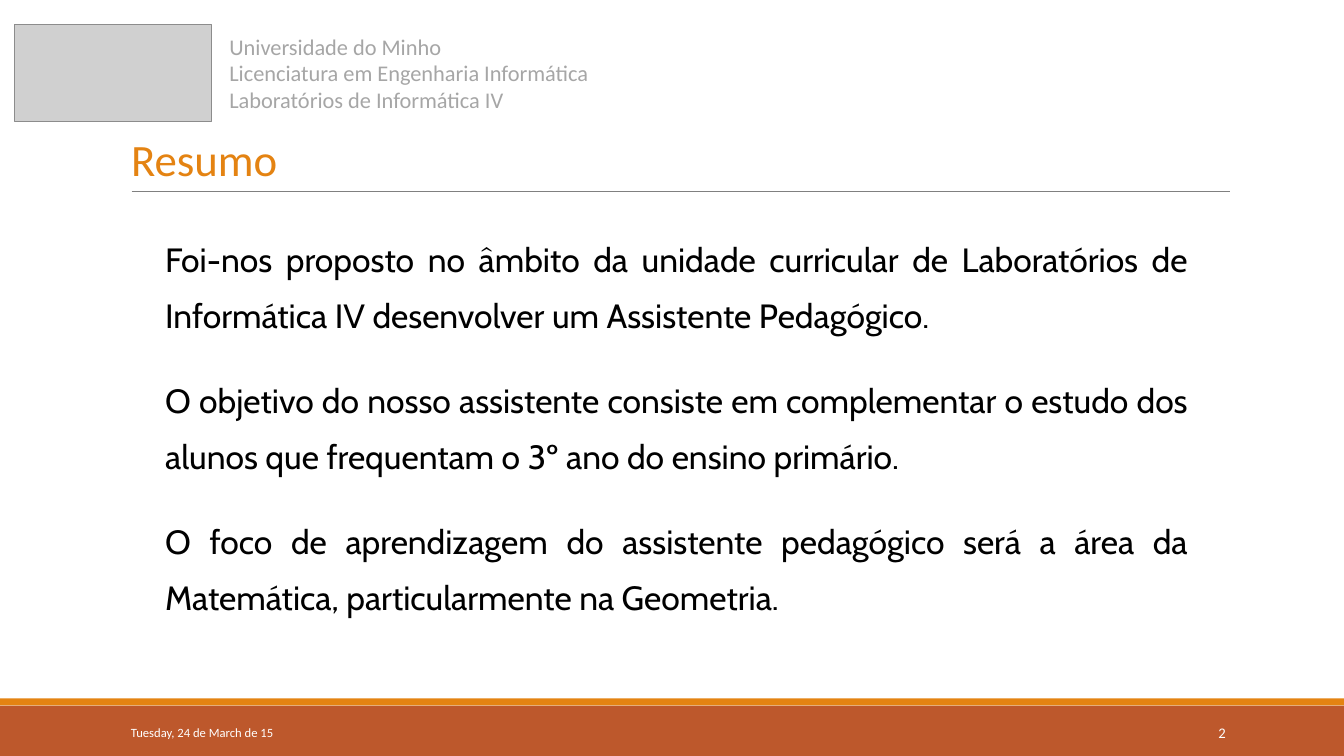
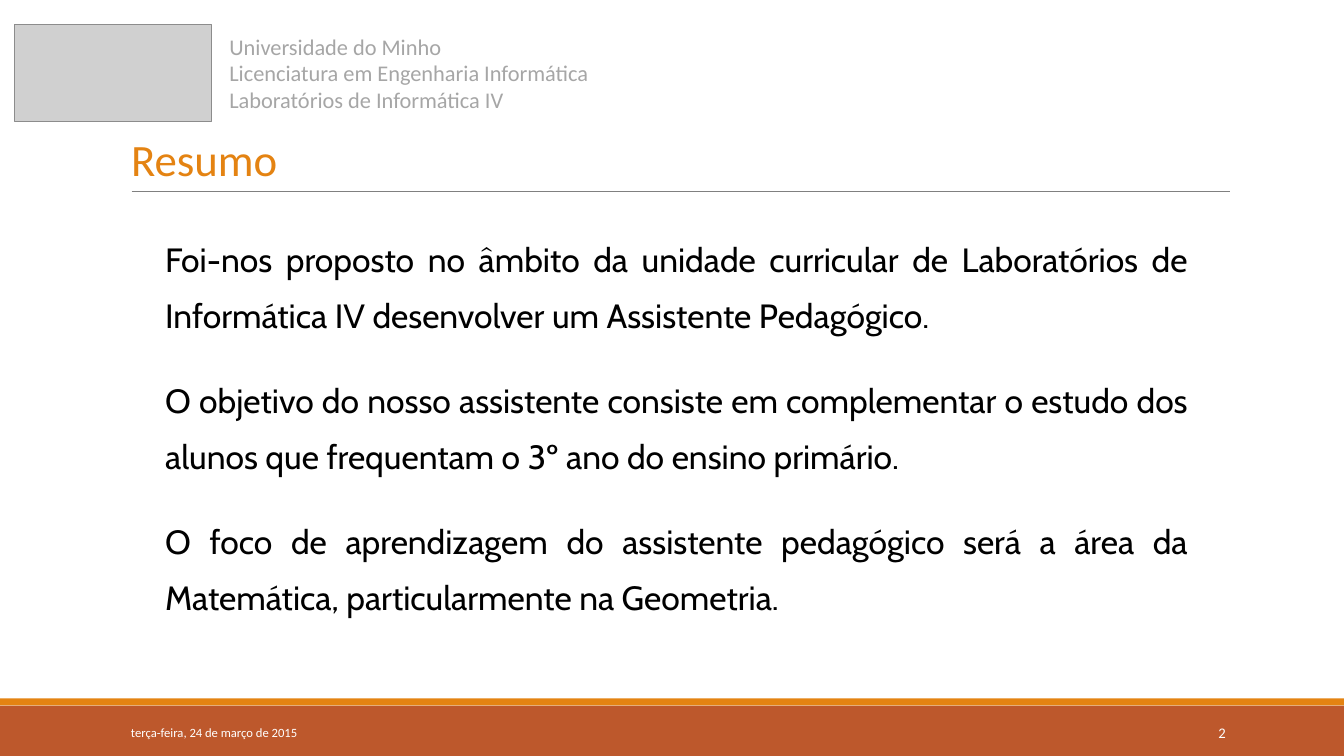
Before and after one commit to 7patricia/Aprende-com-os-Minions, a slide deck: slide 2 of 1ªFase/LI4-Grupo6-Fase1.pptx. Drawn at 1344x756 pixels with LibreOffice and Linux fonts; fonts in the diff are those of the drawing; grey boxes stand for pictures. Boxes give left, top, right and bottom in pixels: in the first picture for what was removed or moved away, otherwise in the second. Text is boxed around its words. In the diff, an @@ line names an element or a change of style, - is before the commit and + after.

```diff
--- a/1ªFase/LI4-Grupo6-Fase1.pptx
+++ b/1ªFase/LI4-Grupo6-Fase1.pptx
@@ text at box(131, 728, 298, 739): text changed @@
-Tuesday, 24 de March de 15
+terça-feira, 24 de março de 2015
```
Also in this commit, not shown: 7 other slides changed, 1 slide added.
